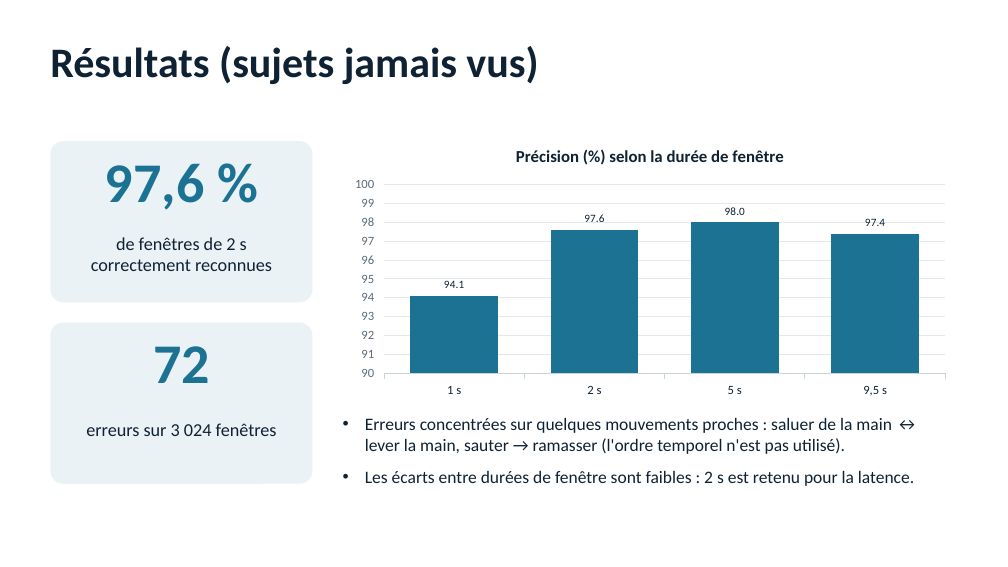
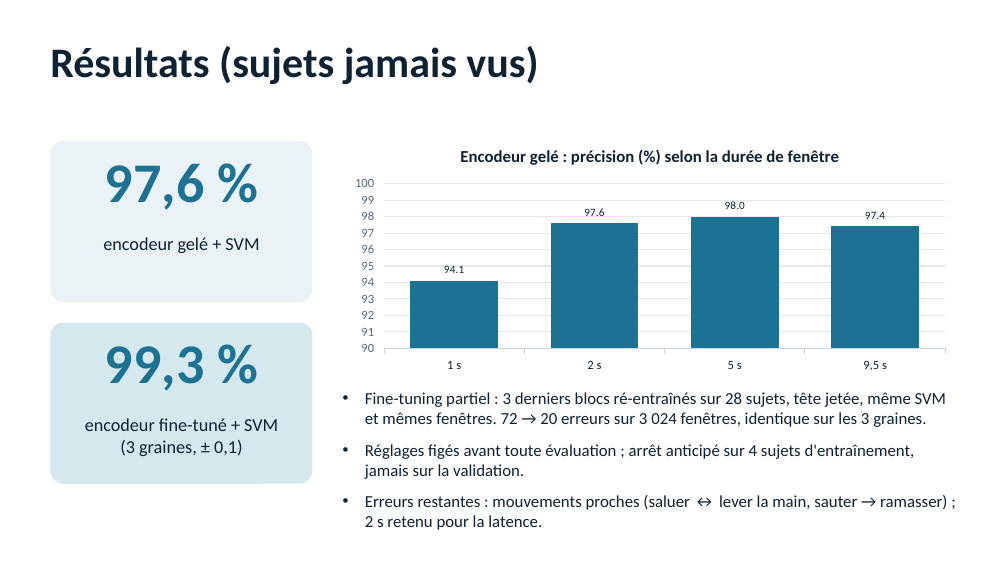
Before and after one commit to KazuWaii/LIARA_2026_internship, a slide deck: slide 10 of presentation_mmfi_fr.pptx. Drawn at 1008x567 pixels with LibreOffice and Linux fonts; fonts in the diff are those of the drawing. Boxes give left, top, right and bottom in pixels: in the first picture for what was removed or moved away, otherwise in the second. Text is boxed around its words. In the diff, an @@ line names an element or a change of style, - is before the commit and + after.

```diff
--- a/presentation_mmfi_fr.pptx
+++ b/presentation_mmfi_fr.pptx
@@ column chart at <box>343,131,958,378</box> @@
@@ title "Précision (%) selon la durée de fenêtre" to "Encodeur gelé : précision (%) selon la durée de fenêtre" @@
@@ column chart: place and size @@
-column chart at <box>343,131,958,403</box>
+column chart at <box>343,131,958,378</box>
@@ text at <box>103,237,259,253</box>: text changed @@
-de fenêtres de 2 s
-correctement reconnues
+encodeur gelé + SVM
@@ rounded rectangle at <box>50,323,312,484</box>: fill #EAF2F6 to #D5E8EE @@
@@ text at <box>105,346,204,391</box>: text changed @@
-72
+99,3 %
@@ text at <box>85,418,278,456</box>: text changed @@
-erreurs sur 3 024 fenêtres
+encodeur fine-tuné + SVM
+(3 graines, ± 0,1)
@@ text at <box>365,392,947,530</box>: text changed; size 12.5 to 12 pt @@
-• Erreurs concentrées sur quelques mouvements proches : saluer de la main ↔ lever la main, sauter → ramasser (l'ordre temporel n'est pas utilisé).
-• Les écarts entre durées de fenêtre sont faibles : 2 s est retenu pour la latence.
+• Fine-tuning partiel : 3 derniers blocs ré-entraînés sur 28 sujets, tête jetée, même SVM et mêmes fenêtres. 72 → 20 erreurs sur 3 024 fenêtres, identique sur les 3 graines.
+• Réglages figés avant toute évaluation ; arrêt anticipé sur 4 sujets d'entraînement, jamais sur la validation.
+• Erreurs restantes : mouvements proches (saluer ↔ lever la main, sauter → ramasser) ; 2 s retenu pour la latence.
```
Also in this commit, not shown: 2 other slides changed, 1 other file.
